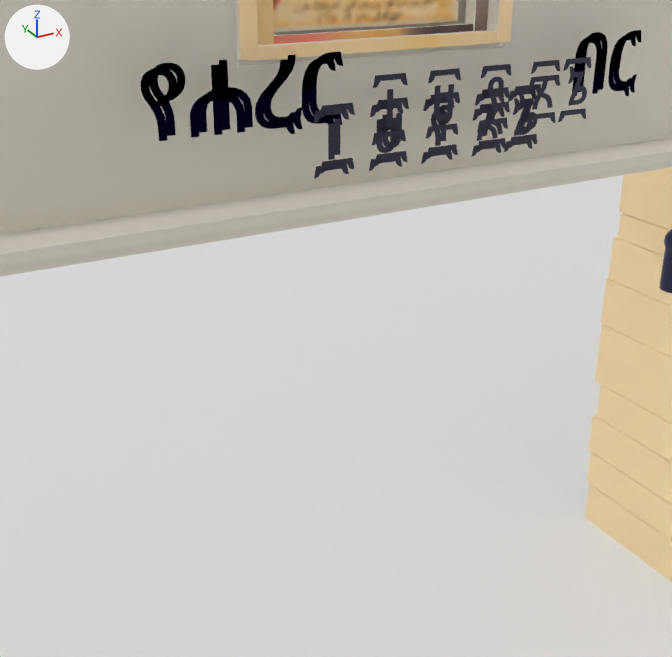
Renders of the Blender file Blender Files/jegol_combined.blend from each side of a commit.
One viewpoint serves both versions: a 50 mm lens placed at (1.5, -43.7, 56.7), pointed at (22.6, -5.3, 37.4). Lighting does not change. The marker at upper left points along +X, +Y and +Z. Text is drawn in Blender's own font.

In view in the first picture: 'Text', 'Text.001', 'Text.002', 'Text.003', 'Text.004', 'Wall.001'.
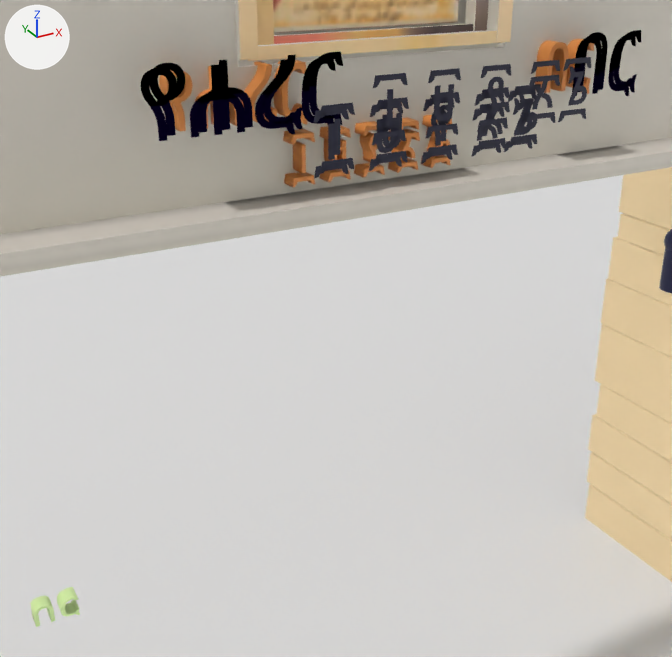
Commit message: minor adjustment

Patch to the scene script:
```diff
--- a/Blender Files/jegol_combined.blend.py
+++ b/Blender Files/jegol_combined.blend.py
@@ mat_material_003 @@
+mat_material_003 = principled_material('Material.003')
+mat_material_003.base_color = (0.718, 0.255, 0.0549)  # orange #dc8a42
@@ mat_material_004 @@
+mat_material_004 = principled_material('Material.004')
+mat_material_004.base_color = (0.76, 1.0, 0.44)  # green #e2ffb1
@@ txt_text_008 @@
+txt_text_008 = bpy.data.curves.new('Text.008', 'FONT')
+txt_text_008.body = '፲ ፱ ፻ ፳ ፮ '
+txt_text_008.materials.append(mat_material_003)  # orange #dc8a42
+txt_text_008.extrude = 0.07
@@ txt_text_007 @@
+txt_text_007 = bpy.data.curves.new('Text.007', 'FONT')
+txt_text_007.body = 'በር '
+txt_text_007.materials.append(mat_material_003)  # orange #dc8a42
+txt_text_007.extrude = 0.07
@@ txt_text_006 @@
+txt_text_006 = bpy.data.curves.new('Text.006', 'FONT')
+txt_text_006.body = 'በር '
+txt_text_006.materials.append(mat_material_004)  # green #e2ffb1
+txt_text_006.extrude = 0.07
@@ txt_text_004 @@
+txt_text_004 = bpy.data.curves.new('Text.004', 'FONT')
+txt_text_004.body = 'የሐረር '
+txt_text_004.materials.append(mat_material_003)  # orange #dc8a42
+txt_text_004.extrude = 0.07
@@ ob_text_008 @@
+ob_text_008 = bpy.data.objects.new('Text.008', txt_text_008)
+ob_text_008.location = (20.04, -4.0, 45.55)
+ob_text_008.rotation_euler = (1.571, 0.0, 0.0)  # degrees (90, 0, 0)
+ob_text_008.scale = (2.27, 2.78, -25.3)
@@ ob_text_007 @@
+ob_text_007 = bpy.data.objects.new('Text.007', txt_text_007)
+ob_text_007.location = (34.53, -4.0, 48.42)
+ob_text_007.rotation_euler = (1.571, 0.0, 0.0)  # degrees (90, 0, 0)
+ob_text_007.scale = (2.97, 3.44, -25.3)
@@ ob_text_006 @@
+ob_text_006 = bpy.data.objects.new('Text.006', txt_text_006)
+ob_text_006.location = (5.81, -4.55, 24.84)
+ob_text_006.rotation_euler = (1.571, 0.0, 0.0)  # degrees (90, 0, 0)
+ob_text_006.scale = (2.12, 1.46, 6.04)
@@ ob_text_005 @@
+ob_text_005 = bpy.data.objects.new('Text.005', txt_text_004)
+ob_text_005.location = (14.21, -4.0, 48.42)
+ob_text_005.rotation_euler = (1.571, 0.0, 0.0)  # degrees (90, 0, 0)
+ob_text_005.scale = (2.97, 3.44, -25.3)
```

Boxes (x1, y1, x2, y2) around the edits, measured in the pictures (672 x 657 px):
'Text.008', added
    after: (283, 115, 452, 188)
'Text.005', added
    after: (159, 59, 307, 131)
'Text.007', added (orange)
    after: (535, 39, 594, 94)
'Text.006', added (green)
    after: (31, 587, 80, 627)
